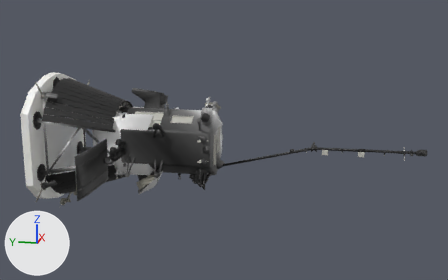
The glTF model museum/models/lod/archive/space-parker.glb, before and after one commit.
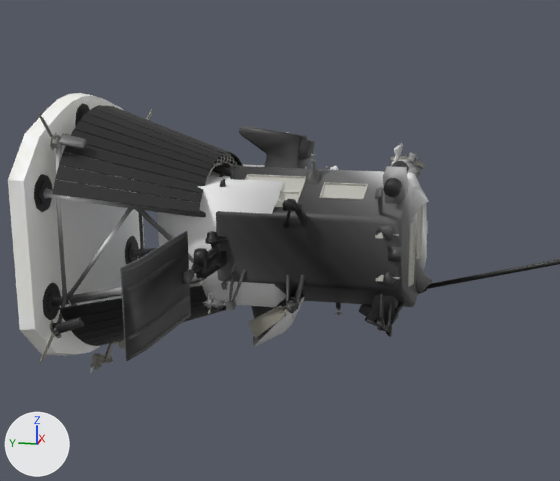
Each version appears first whole from a 50 mm camera at (-10.35, -3.79, 2.66) aimed at (0.02, -1.72, 0.07), and next in a close-up on the part from 4% to 64% of the width and 10% to 93% of the height. Every picture has the same lights, and +X, +Y and +Z are marked at lower left. The first two pictures are the older version. Where no turn or scale is listed for an object, it has been applied to the vertices. Vertices at exactly the same position are counted once.

Names of what the first close-up shows: 'BUS', 'CoolingSystem', 'CoolingSystem_frame', 'HGA', 'Instruments', '_root', 'solarArray_arms' and 1 more.
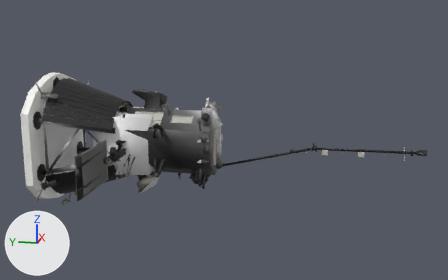
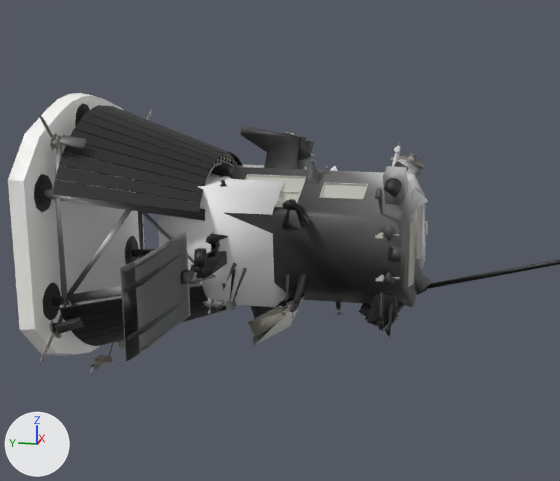
Location of each change, [x1, y1, x2, y2] in pixels of the close-ups (560 x 481 px):
'BUS', reshaped: before [43, 125, 560, 361]; after [44, 125, 560, 361]
part 1 of me_cylinder_008, deleted: before [209, 196, 397, 303]
part 2 of me_cylinder_008, cut back (mostly hidden afterwards): before [43, 126, 429, 360]; after [55, 148, 428, 324]

Diff of the bpy script that builds the scene:
```diff
--- a/museum/models/lod/archive/space-parker.glb.py
+++ b/museum/models/lod/archive/space-parker.glb.py
@@ me_cylinder_008 @@
 # used by ob_bus; location = (-0.002, -1.889, -0.053)
-me_cylinder_008.from_pydata(...)  # 3852 vertices, 5692 faces; spans x -2.26..2.26, y -3.24..3.24, z -1.03..1.03
+me_cylinder_008.from_pydata(...)  # 1333 vertices, 1565 faces; spans x -2.25..2.25, y -3.23..3.24, z -1.03..1.02
+# me_cylinder_008 part 1: 19 loose pieces with 237 vertices, spanning x -0.69..0.69, y 0.37..2.89, z -0.93..0.6, are deleted
+# me_cylinder_008 part 2: 7 vertices moved within x -0.01..0.76, y -3.23..3.13, z -0.49..0.0; 2293 vertices removed from x -2.26..2.26, y -3.24..3.24, z -1.03..1.03; 11 vertices added at x -0.72..0.61, y 0.2..3.15, z -0.77..0.92
 me_cylinder_008.materials.append(mat_foil_silver)
```
